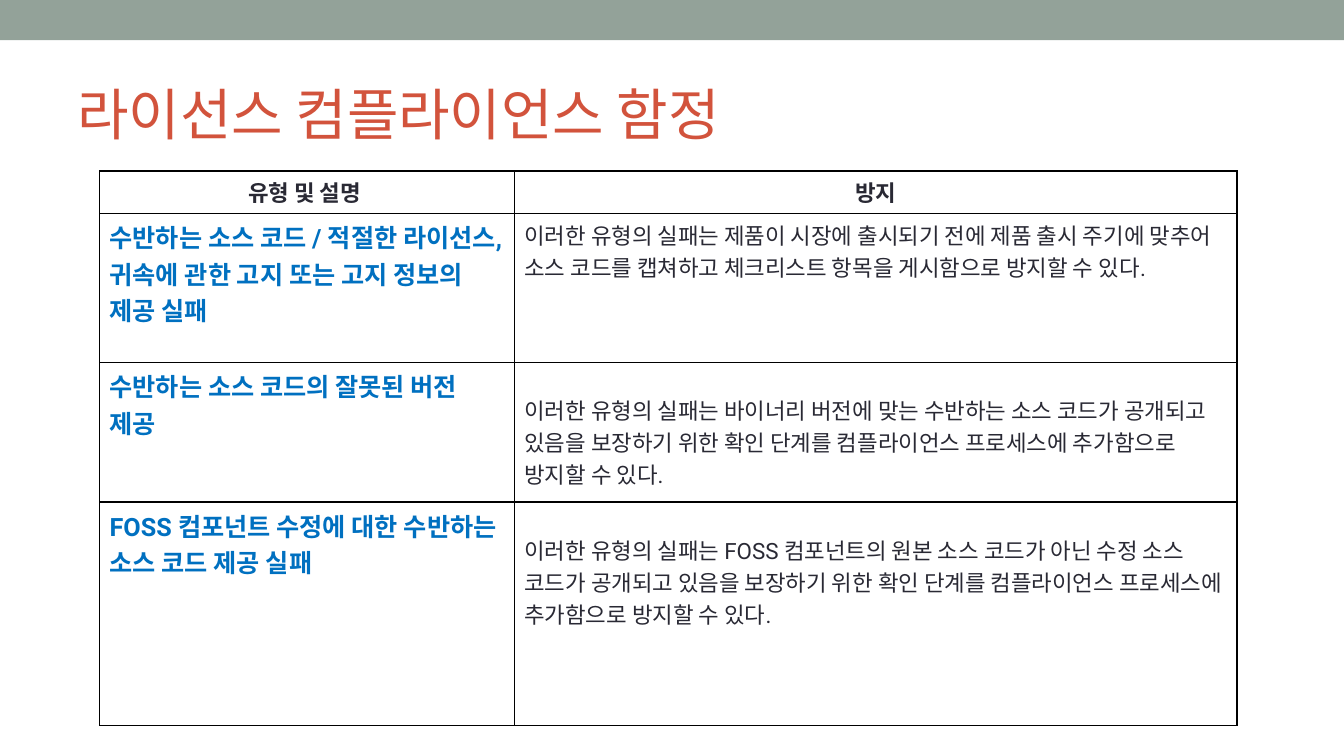
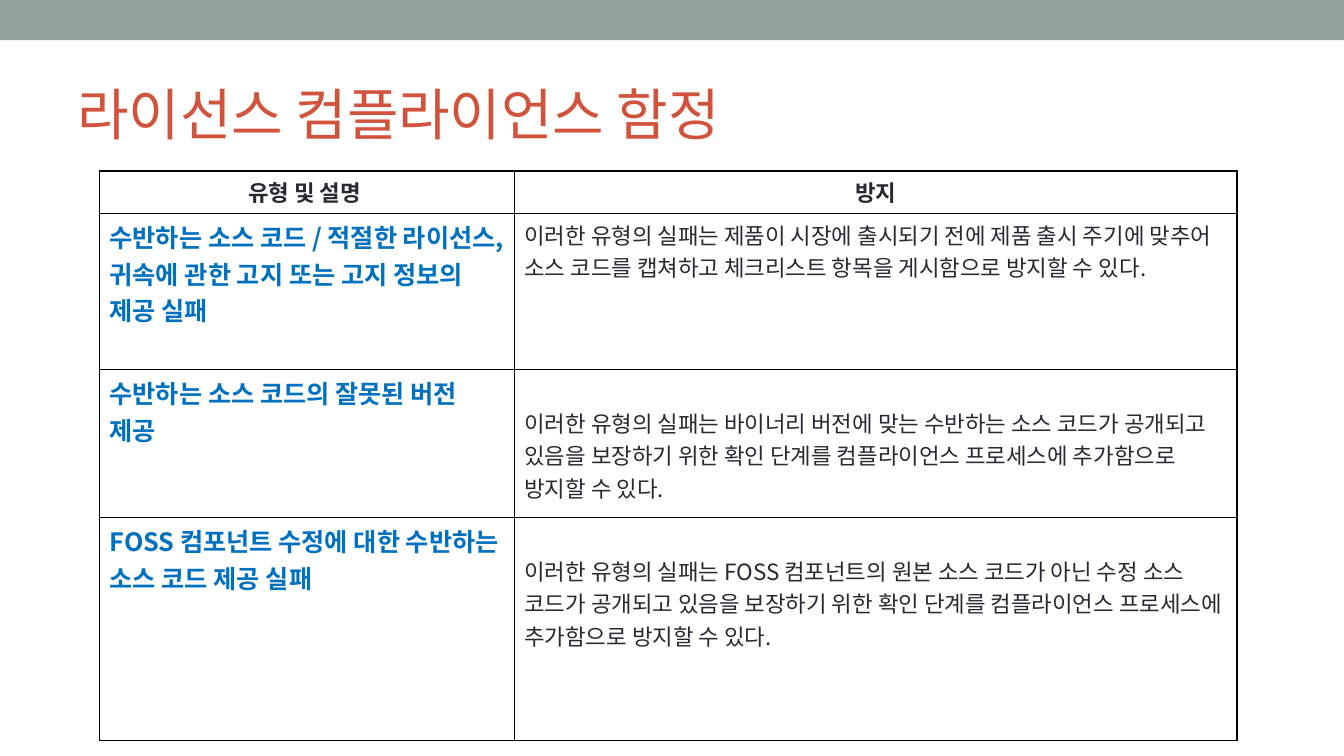
Before and after one commit to OpenChain-KWG/Curriculum-Translation-KR, a slide deck: slide 72 of target/slides/openchain-curriculum-for-1-1.pptx. Drawn at 1344x756 pixels with LibreOffice and Linux fonts; fonts in the diff are those of the drawing; background and template pictures are left out. Boxes give left, top, right and bottom in pixels: in the first picture for what was removed or moved away, otherwise in the second. Text is boxed around its words. In the diff, an @@ line names an element or a change of style, - is before the commit and + after.

```diff
--- a/target/slides/openchain-curriculum-for-1-1.pptx
+++ b/target/slides/openchain-curriculum-for-1-1.pptx
@@ table at [100,171,1238,703] @@
@@ font Roboto to Noto Sans CJK KR @@
```
Also in this commit, not shown: 82 other slides changed, 6 other files.
